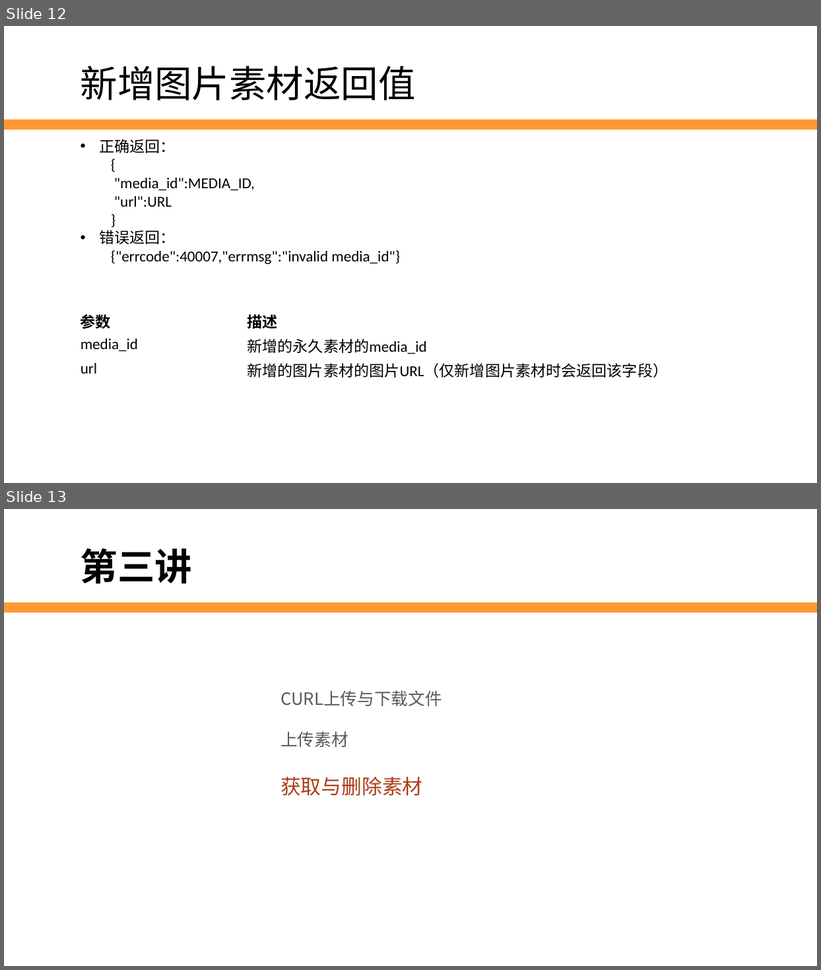
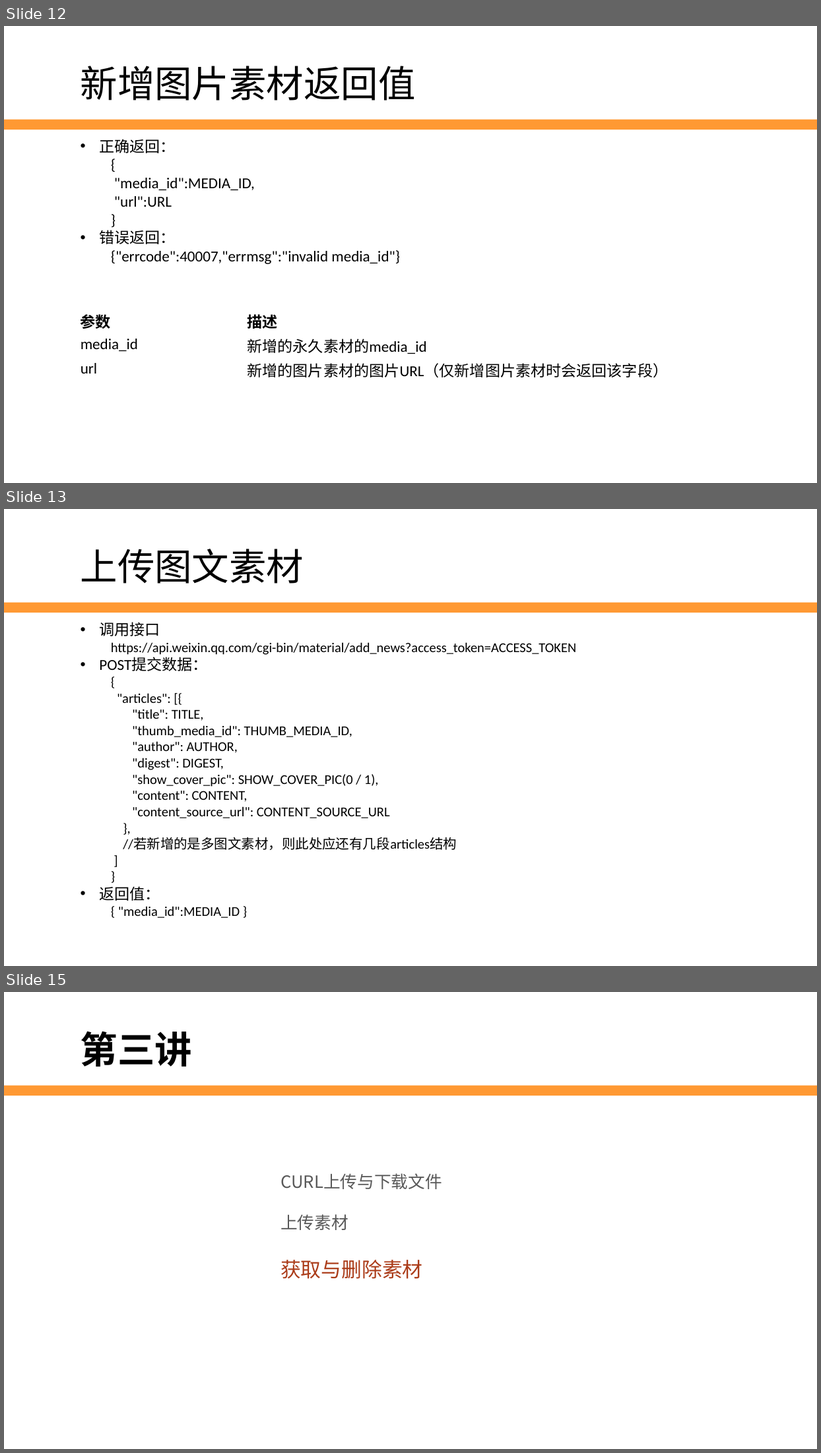
Before and after one commit to edu2act/2017-2018_1st_Wechat_Web_Programming, a slide deck: 第7讲 素材与图文消息.pptx. Shown one above the other, each under a label of ours: slides 12 and 13 before the commit, slides 12, 13 and 15 after it; the slides between them are not shown. The pictures are 821x970 and 821x1453 pixels, drawn with LibreOffice and Linux fonts; fonts in the diff are those of the drawing; background and template pictures are left out. Boxes give left, top, right and bottom in pixels: in the first picture for what was removed or moved away, otherwise in the second. Text is boxed around its words. In the diff, an @@ line names an element or a change of style, - is before the commit and + after.

```diff
--- a/第7讲 素材与图文消息.pptx
+++ b/第7讲 素材与图文消息.pptx
@@ slide 13 added at [4, 509, 817, 966], background #FFFFFF; not listed: 1 template element that a slide beside it also shows @@
@@ text added at [81, 549, 304, 584], 44 pt, text #000000 @@
+上传图文素材
@@ text added at [99, 622, 576, 918], 16 pt, text #000000 @@
+• 调用接口
+  https://api.weixin.qq.com/cgi-bin/material/add_news?access_token=ACCESS_TOKEN
+• POST提交数据：
+  {
+  "articles": [{
+  "title": TITLE,
+  "thumb_media_id": THUMB_MEDIA_ID,
+  "author": AUTHOR,
+  "digest": DIGEST,
+  "show_cover_pic": SHOW_COVER_PIC(0 / 1),
+  "content": CONTENT,
+  "content_source_url": CONTENT_SOURCE_URL
+  },
+  //若新增的是多图文素材，则此处应还有几段articles结构
+  ]
+  }
+• 返回值：
+  { "media_id":MEDIA_ID }
@@ what was slide 13 is now slide 15 @@
```
Also in this commit, not shown: 2 slides changed, 1 other slide added, 1 other file.
